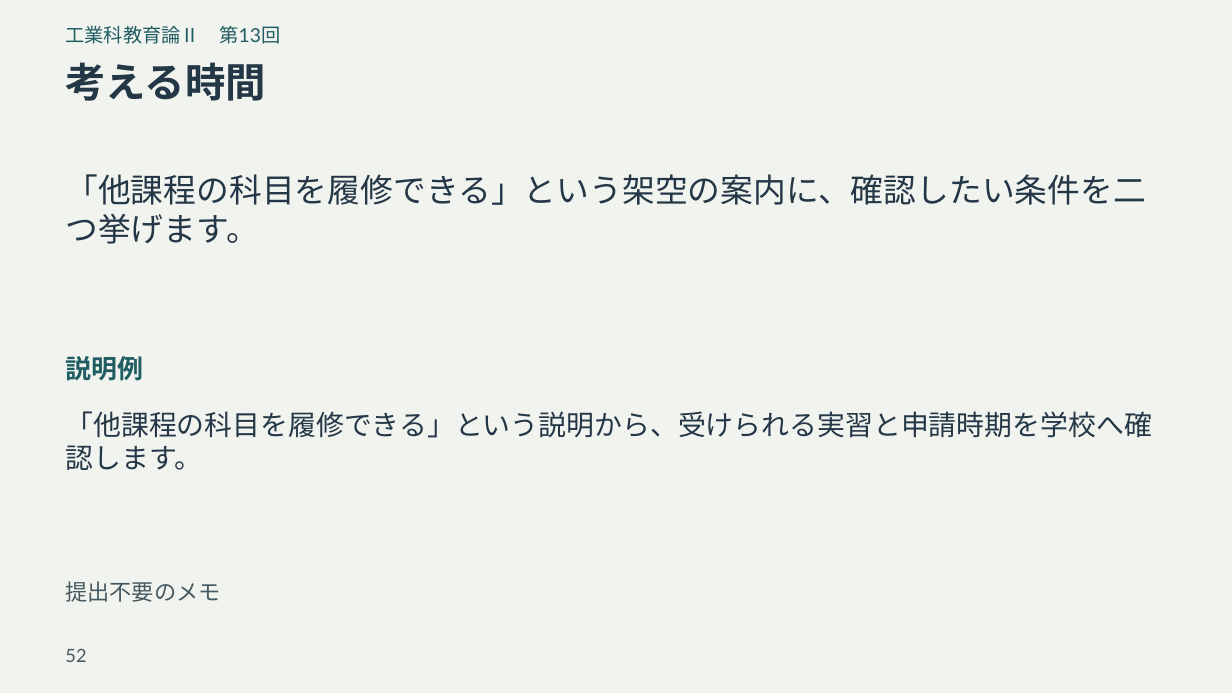
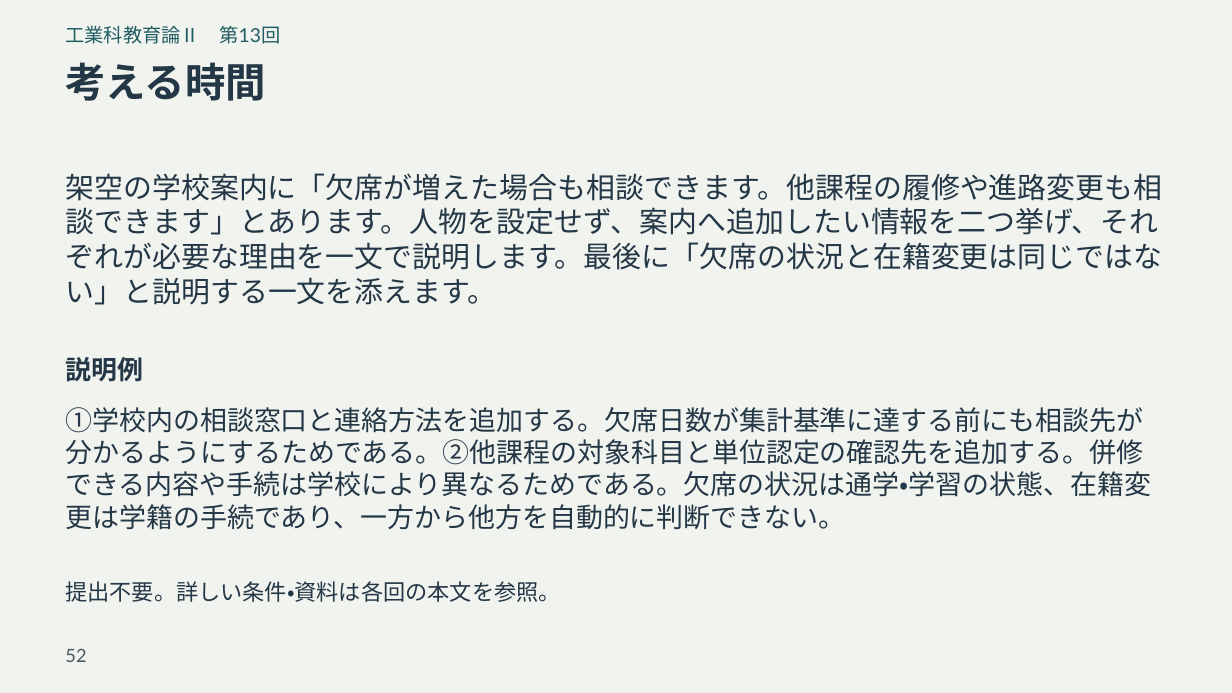
Before and after one commit to zooc-14calbp/industrial-education-ii, a slide deck: slide 52 of reorganized/20261105/expanded/slides.pptx. Drawn at 1232x693 pixels with LibreOffice and Linux fonts; fonts in the diff are those of the drawing. Boxes give left, top, right and bottom in pixels: in the first picture for what was removed or moved away, otherwise in the second. Text is boxed around its words. In the diff, an @@ line names an element or a change of style, - is before the commit and + after.

```diff
--- a/reorganized/20261105/expanded/slides.pptx
+++ b/reorganized/20261105/expanded/slides.pptx
@@ text at bbox=[65, 173, 1162, 305]: text changed; size 25.5 to 22.5 pt @@
-「他課程の科目を履修できる」という架空の案内に、確認したい条件を二つ挙げます。
+架空の学校案内に「欠席が増えた場合も相談できます。他課程の履修や進路変更も相談できます」とあります。人物を設定せず、案内へ追加したい情報を二つ挙げ、それぞれが必要な理由を一文で説明します。最後に「欠席の状況と在籍変更は同じではない」と説明する一文を添えます。
@@ text "説明例" at bbox=[65, 357, 143, 382]: text colour #205D62 to #243746 @@
@@ text at bbox=[65, 407, 1151, 530]: text changed; size 21.8 to 21 pt @@
-「他課程の科目を履修できる」という説明から、受けられる実習と申請時期を学校へ確認します。
+①学校内の相談窓口と連絡方法を追加する。欠席日数が集計基準に達する前にも相談先が分かるようにするためである。②他課程の対象科目と単位認定の確認先を追加する。併修できる内容や手続は学校により異なるためである。欠席の状況は通学・学習の状態、在籍変更は学籍の手続であり、一方から他方を自動的に判断できない。
@@ text at bbox=[65, 581, 560, 602]: text changed; text colour #465960 to #243746 @@
-提出不要のメモ
+提出不要。詳しい条件・資料は各回の本文を参照。
```
Also in this commit, not shown: 48 other slides changed, 13 other files.
